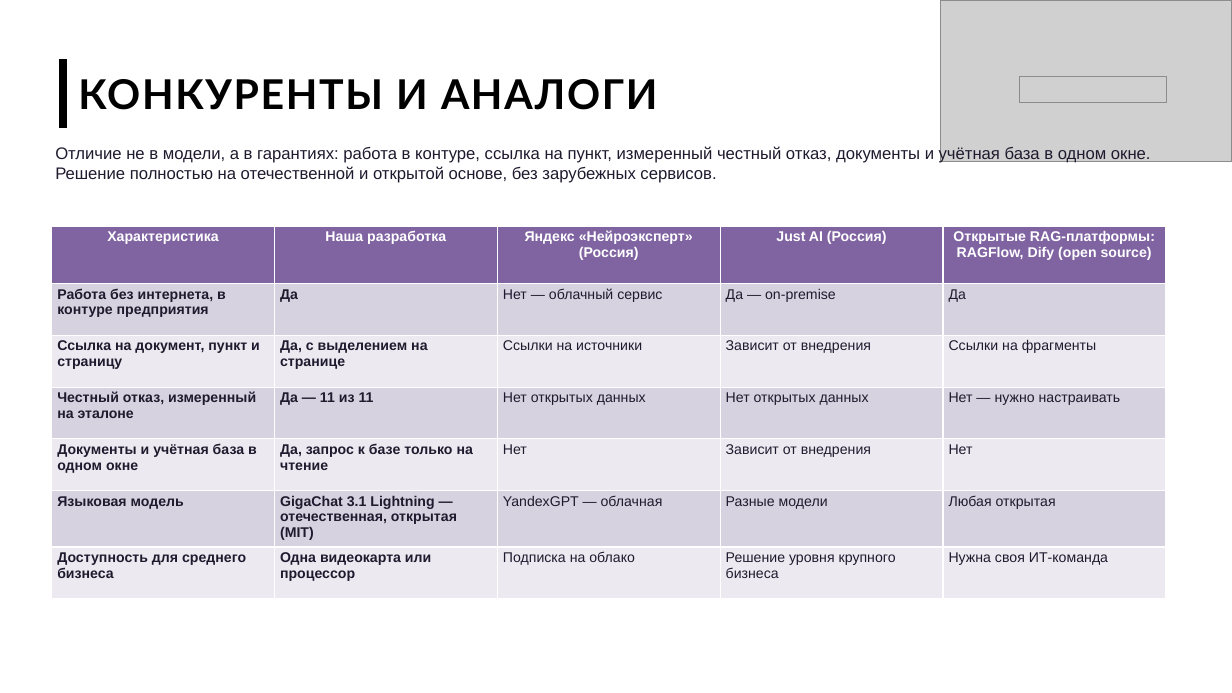
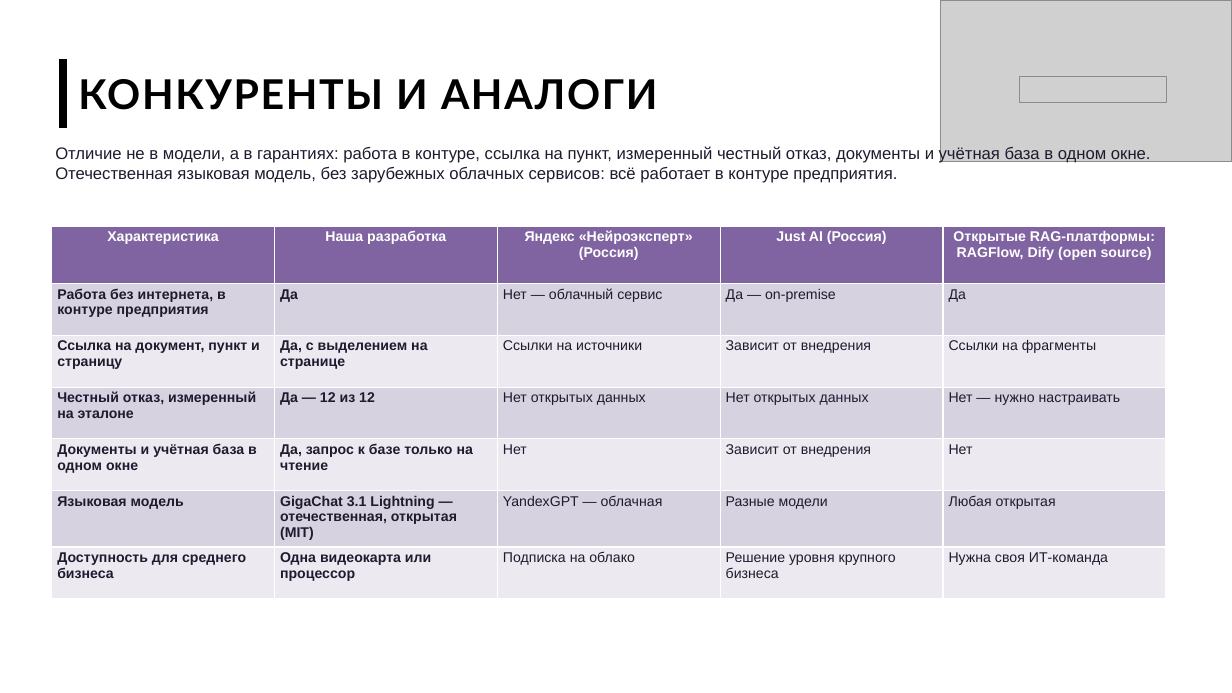
Before and after one commit to imaO0O/acselerator, a slide deck: slide 5 of docs/slides/prezentatsiya_chernovik.pptx. Drawn at 1232x693 pixels with LibreOffice and Linux fonts; fonts in the diff are those of the drawing; grey boxes stand for pictures; background and template pictures are left out. Boxes give left, top, right and bottom in pixels: in the first picture for what was removed or moved away, otherwise in the second. Text is boxed around its words. In the diff, an @@ line names an element or a change of style, - is before the commit and + after.

```diff
--- a/docs/slides/prezentatsiya_chernovik.pptx
+++ b/docs/slides/prezentatsiya_chernovik.pptx
@@ text at [55, 146, 1151, 183]: text changed @@
-Отличие не в модели, а в гарантиях: работа в контуре, ссылка на пункт, измеренный честный отказ, документы и учётная база в одном окне. Решение полностью на отечественной и открытой основе, без зарубежных сервисов.
+Отличие не в модели, а в гарантиях: работа в контуре, ссылка на пункт, измеренный честный отказ, документы и учётная база в одном окне. Отечественная языковая модель, без зарубежных облачных сервисов: всё работает в контуре предприятия.
@@ table at [52, 226, 1165, 594] @@
-row 4, column 2: Да — 11 из 11
+row 4, column 2: Да — 12 из 12
```
Also in this commit, not shown: 6 other slides changed, 26 other files.
